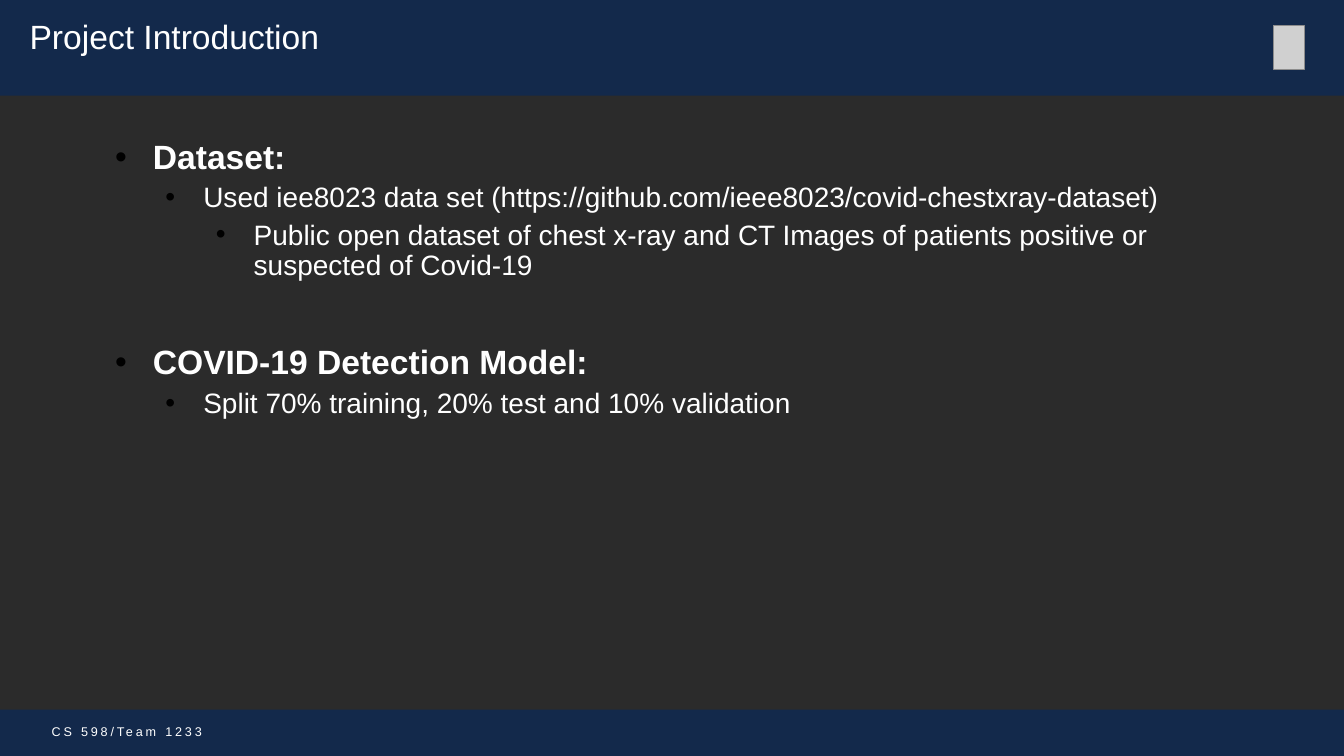
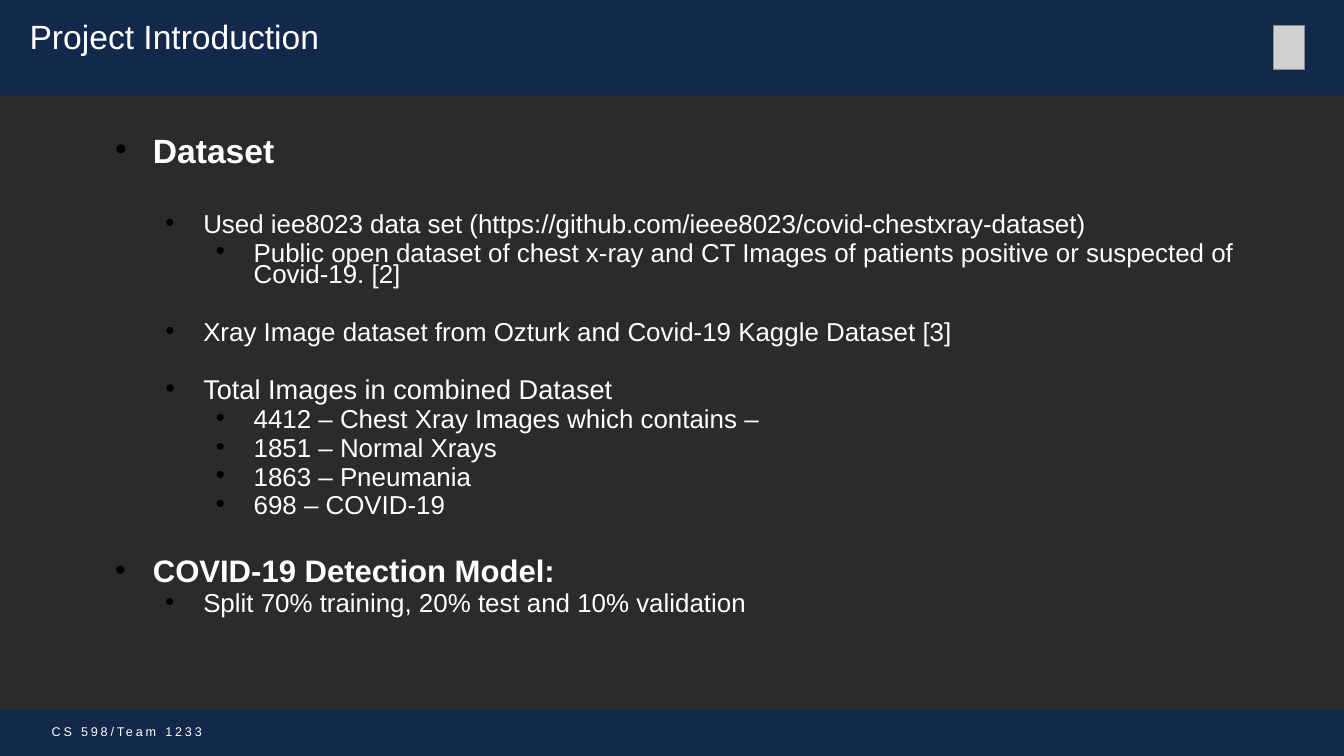
Before and after one commit to mohitbhadauria10/DL-Project, a slide deck: slide 4 of Presentation_Team_1233 _mike.pptx. Drawn at 1344x756 pixels with LibreOffice and Linux fonts; fonts in the diff are those of the drawing; grey boxes stand for pictures; background and template pictures are left out; a plain dark background stands for a picture behind light text. Boxes give left, top, right and bottom in pixels: in the first picture for what was removed or moved away, otherwise in the second. Text is boxed around its words. In the diff, an @@ line names an element or a change of style, - is before the commit and + after.

```diff
--- a/Presentation_Team_1233 _mike.pptx
+++ b/Presentation_Team_1233 _mike.pptx
@@ text at <box>153,140,274,164</box>: text changed; size 24 to 24.1 pt @@
-• Dataset:
+• Dataset
@@ text at <box>153,214,1085,618</box>: size 20 to 18.5 pt in "Used iee8023 data set (https://github.com/ieee8023/covid-che ...", "Split 70% training, 20% test and 10% ..."; size 24 to 22.2 pt in "COVID-19 Detection Model:"; line spacing 0.9 to 0.7 @@
@@ text at <box>203,243,1233,515</box>: text changed; size 20 to 18.5 pt @@
-    • Public open dataset of chest x-ray and CT Images of patients positive or suspected of Covid-19
+    • Public open dataset of chest x-ray and CT Images of patients positive or suspected of Covid-19. [2]
+  • Xray Image dataset from Ozturk and Covid-19 Kaggle Dataset [3]
+  • Total Images in combined Dataset
+    • 4412 – Chest Xray Images which contains –
+    • 1851 – Normal Xrays
+    • 1863 – Pneumania
+    • 698 – COVID-19
```
Also in this commit, not shown: 7 other slides changed, 1 slide added, 2 other files.
